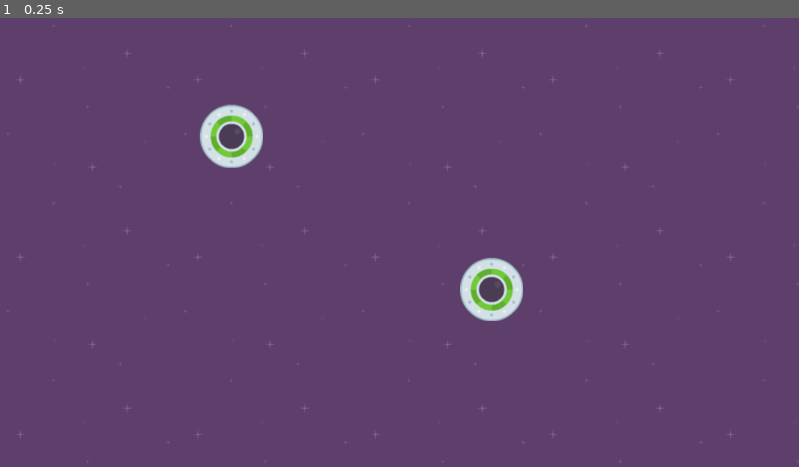
Above: before the commit, frame 1.
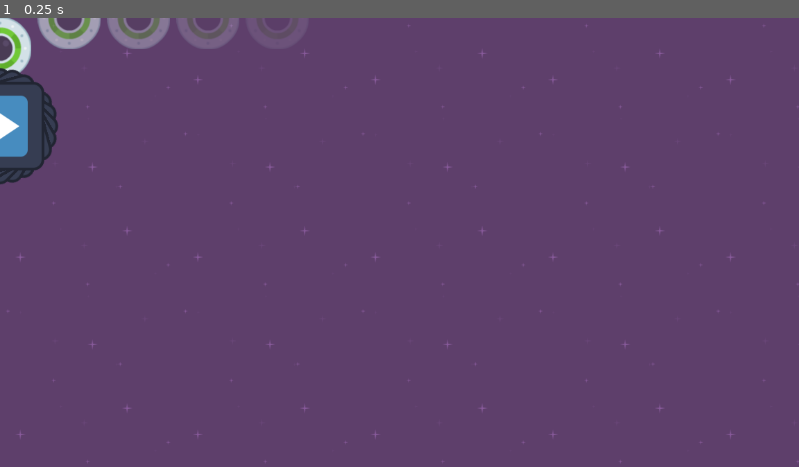
Above: after the commit, the same moment.

Repository: ty-n-42/Speedy-Saucer
Game: Godot game, scene res://levels/level_1.tscn
The game is run twice, just before and just after one commit, with the same random seed, the same clock (stepped at 60 frames per second) and the same inputs. The engine's default icon, where the game draws it, is replaced by a stand-in: a white triangle on a blue panel in a dark square.
Inputs:
- Up to frame 1 (0.25 s): no input

The runs differ from the first frame. In frame 1, 4.4% of the frame differs, in the area x 0-66%, y 0-68%.

Commit message:
created a hierarchy of instances with cumulative changes to property values.

Diff:
--- a/levels/level_1.tscn
+++ b/levels/level_1.tscn
@@ -1,7 +1,8 @@
-[gd_scene load_steps=3 format=3 uid="uid://b1avlf1wbdl2s"]
+[gd_scene load_steps=4 format=3 uid="uid://b1avlf1wbdl2s"]
 
 [ext_resource type="Texture2D" uid="uid://f4mycljo73c0" path="res://assets/purple.png" id="1_midwt"]
 [ext_resource type="PackedScene" uid="uid://c5ywdl3g1mr3n" path="res://levels/player.tscn" id="2_rkx4e"]
+[ext_resource type="Texture2D" uid="uid://cr7c7uuinp3eu" path="res://icon.svg" id="3_sue83"]
 
 [node name="Level1" type="Node2D"]
 
@@ -11,8 +12,47 @@
 texture = ExtResource("1_midwt")
 stretch_mode = 1
 
-[node name="Player" parent="." instance=ExtResource("2_rkx4e")]
-position = Vector2(334, 171)
+[node name="ParentPlayer" parent="." instance=ExtResource("2_rkx4e")]
 
-[node name="Player2" parent="." instance=ExtResource("2_rkx4e")]
-position = Vector2(709, 392)
+[node name="ChildPlayer" parent="ParentPlayer" instance=ExtResource("2_rkx4e")]
+
+[node name="ChildPlayer2" parent="ParentPlayer/ChildPlayer" instance=ExtResource("2_rkx4e")]
+modulate = Color(1, 1, 1, 0.588235)
+position = Vector2(100, 0)
+
+[node name="ChildPlayer3" parent="ParentPlayer/ChildPlayer/ChildPlayer2" instance=ExtResource("2_rkx4e")]
+modulate = Color(1, 1, 1, 0.588235)
+position = Vector2(100, 0)
+
+[node name="ChildPlayer4" parent="ParentPlayer/ChildPlayer/ChildPlayer2/ChildPlayer3" instance=ExtResource("2_rkx4e")]
+modulate = Color(1, 1, 1, 0.588235)
+position = Vector2(100, 0)
+
+[node name="ChildPlayer5" parent="ParentPlayer/ChildPlayer/ChildPlayer2/ChildPlayer3/ChildPlayer4" instance=ExtResource("2_rkx4e")]
+modulate = Color(1, 1, 1, 0.588235)
+position = Vector2(100, 0)
+
+[node name="Sprite2D2" type="Sprite2D" parent="ParentPlayer"]
+position = Vector2(0, 200)
+rotation = 0.261799
+texture = ExtResource("3_sue83")
+
+[node name="Sprite2D3" type="Sprite2D" parent="ParentPlayer/Sprite2D2"]
+rotation = 0.261799
+texture = ExtResource("3_sue83")
+
+[node name="Sprite2D4" type="Sprite2D" parent="ParentPlayer/Sprite2D2/Sprite2D3"]
+rotation = 0.261799
+texture = ExtResource("3_sue83")
+
+[node name="Sprite2D5" type="Sprite2D" parent="ParentPlayer/Sprite2D2/Sprite2D3/Sprite2D4"]
+rotation = 0.261799
+texture = ExtResource("3_sue83")
+
+[node name="Sprite2D6" type="Sprite2D" parent="ParentPlayer/Sprite2D2/Sprite2D3/Sprite2D4/Sprite2D5"]
+rotation = 0.261799
+texture = ExtResource("3_sue83")
+
+[node name="Sprite2D7" type="Sprite2D" parent="ParentPlayer/Sprite2D2/Sprite2D3/Sprite2D4/Sprite2D5/Sprite2D6"]
+rotation = 0.261799
+texture = ExtResource("3_sue83")
